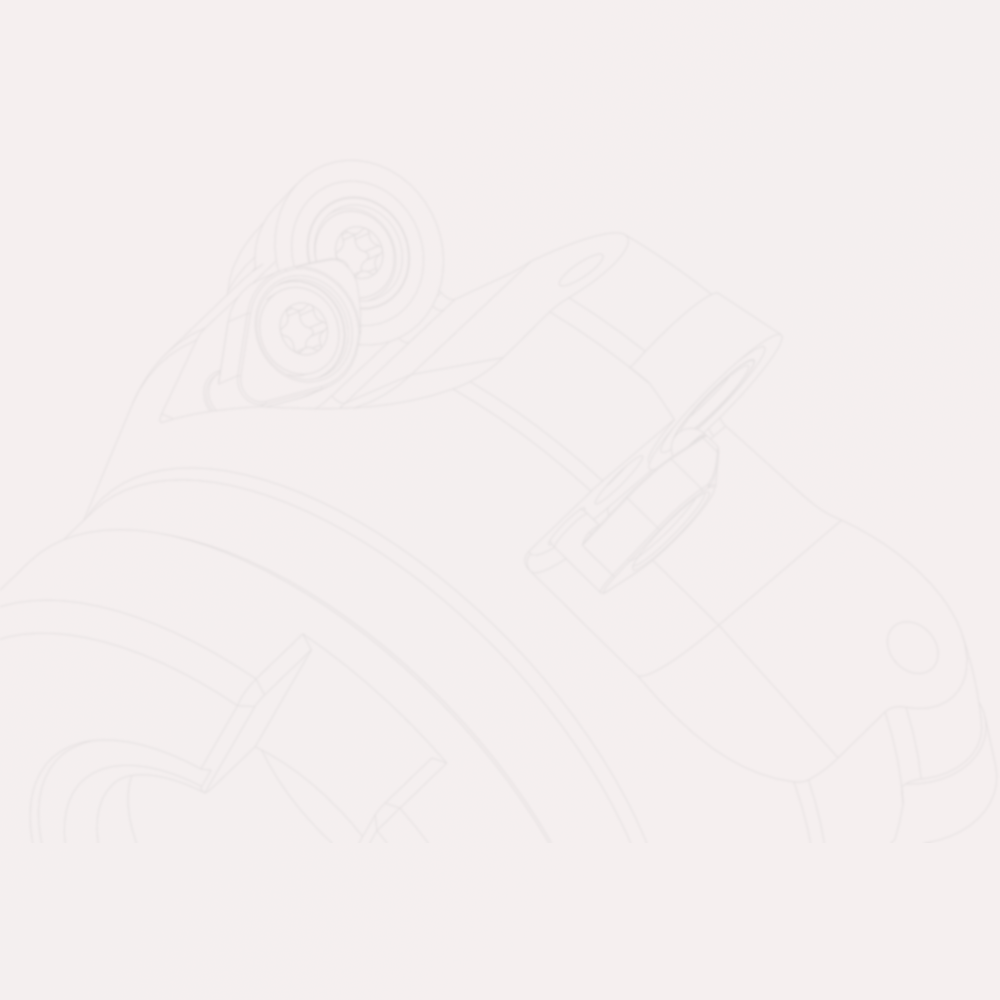
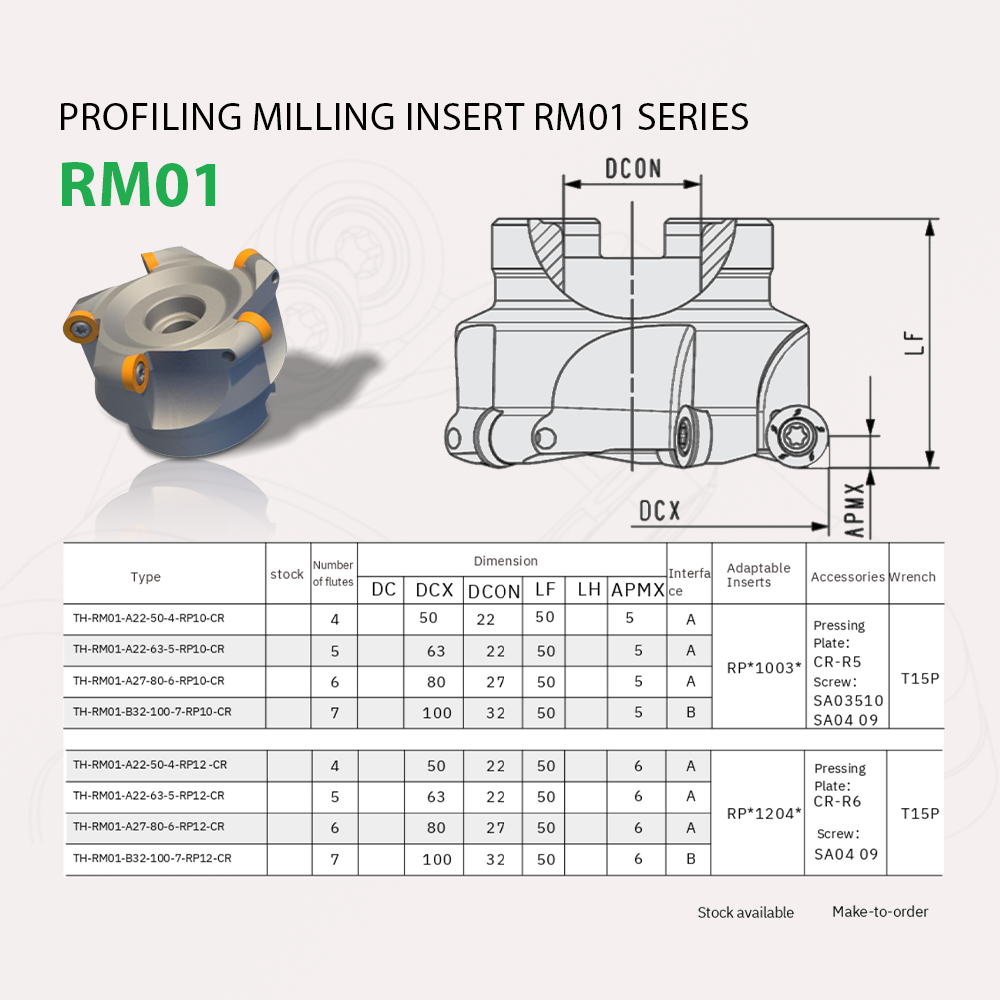
Revision of a layered w=1000, h=1000 image; what changed, layer by layer:
moved "Color Fill 1" (1st of 3) out of group "Profiling milling insert RM01 series", painted on it over (x1=443, y1=157, x2=940, y2=541)
added layer "Layer 4" above "Dao Phay Tạo Hình Đa Năng anh-dai-dien" over (x1=63, y1=541, x2=945, y2=918)
showed group "Profiling milling insert RM01 series" (1st of 3) (3 layers) over (x1=61, y1=103, x2=940, y2=918)